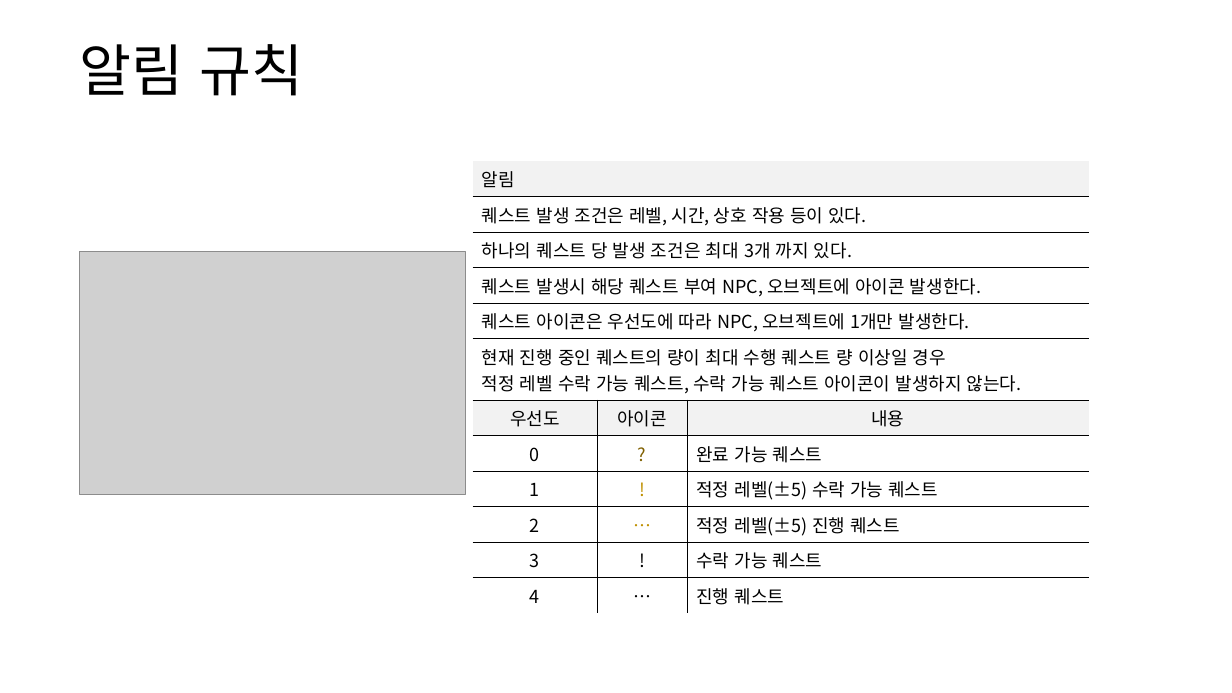
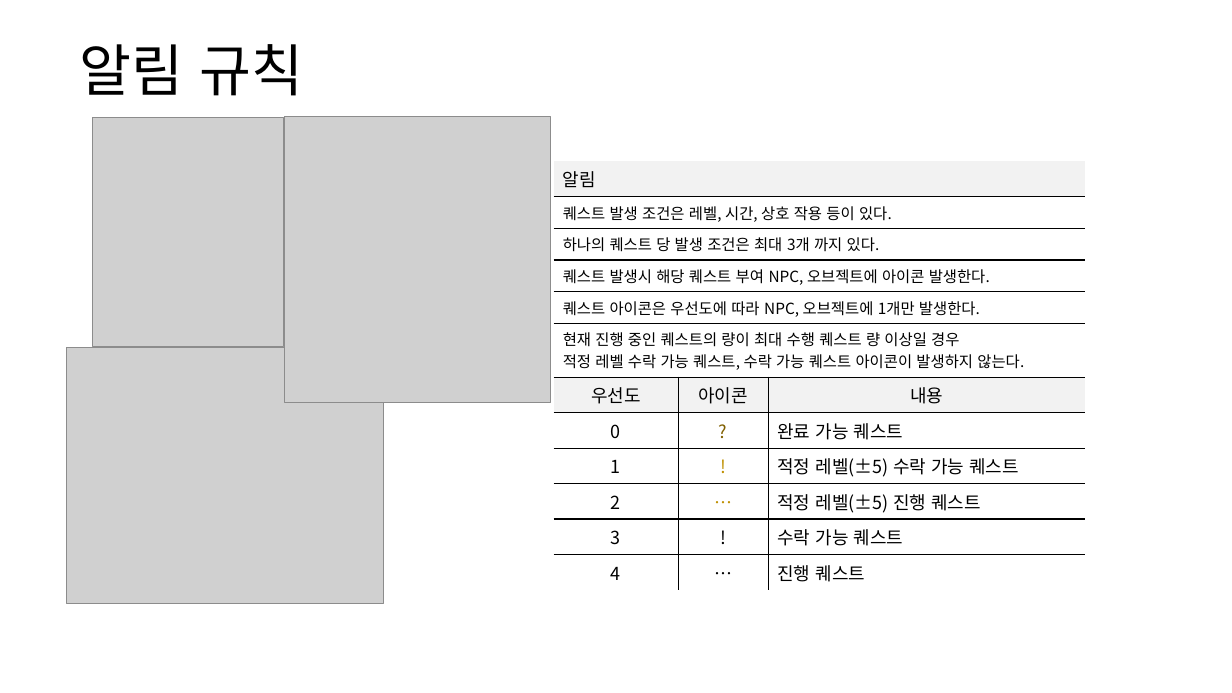
Before and after one commit to yjk0401/unityenginebasic_9th, a slide deck: slide 7 of 기획/방랑엽사전/퀘스트 시스템 기획서.pptx. Drawn at 1232x693 pixels with LibreOffice and Linux fonts; fonts in the diff are those of the drawing; grey boxes stand for pictures. Boxes give left, top, right and bottom in pixels: in the first picture for what was removed or moved away, otherwise in the second. Text is boxed around its words. In the diff, an @@ line names an element or a change of style, - is before the commit and + after.

```diff
--- a/기획/방랑엽사전/퀘스트 시스템 기획서.pptx
+++ b/기획/방랑엽사전/퀘스트 시스템 기획서.pptx
@@ picture added at <box>92,117,284,347</box> @@
@@ picture added at <box>284,116,551,402</box> @@
@@ table at <box>554,162,1085,586</box> @@
@@ size 14 to 12 pt in "퀘스트 발생 조건은 레벨, 시간, 상호 작용 ...", "하나의 퀘스트 당 발생 조건은 최대 3개 ...", "퀘스트 발생시 해당 퀘스트 부여 NPC, 오브젝트에 ...", "퀘스트 아이콘은 우선도에 따라 NPC, 오브젝트에 1개만 ..." and 2 more places @@
@@ table: place and size @@
-table at <box>472,162,1089,609</box>
+table at <box>554,162,1085,586</box>
@@ picture removed at <box>79,251,466,494</box> @@
@@ picture added at <box>66,348,384,604</box> @@
```
Also in this commit, not shown: 12 other files.
